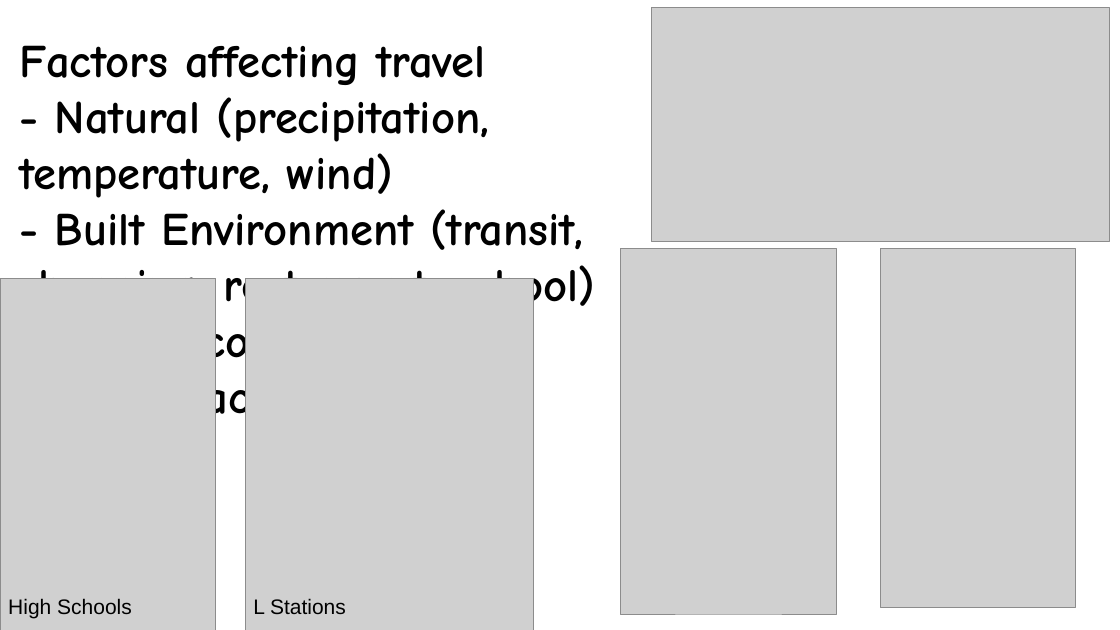
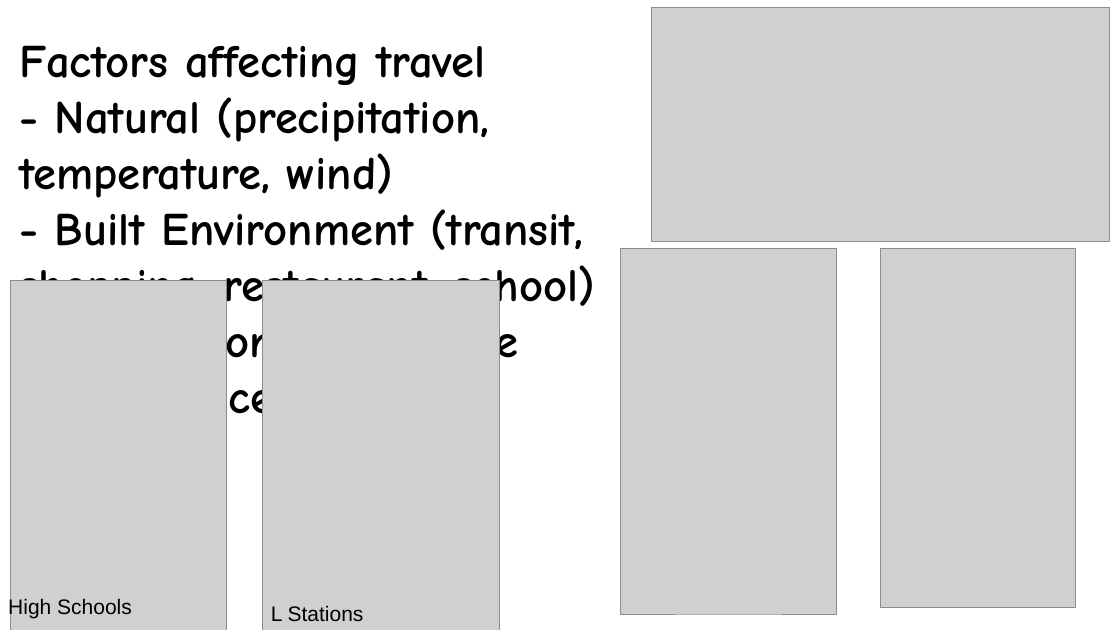
Before and after one commit to CPLN-680-Spring-2022/Yang_Ziyi_ScooterShare, a slide deck: slide 4 of Scooter Share in Chicago.pptx. Drawn at 1120x630 pixels with LibreOffice and Linux fonts; fonts in the diff are those of the drawing; grey boxes stand for pictures. Boxes give left, top, right and bottom in pixels: in the first picture for what was removed or moved away, otherwise in the second. Text is boxed around its words. In the diff, an @@ line names an element or a change of style, - is before the commit and + after.

```diff
--- a/Scooter Share in Chicago.pptx
+++ b/Scooter Share in Chicago.pptx
@@ picture: place and size @@
-picture at bbox=[0, 278, 216, 630]
+picture at bbox=[11, 280, 227, 630]
@@ picture: place and size @@
-picture at bbox=[245, 278, 534, 630]
+picture at bbox=[263, 280, 500, 630]
@@ text "L Stations": place and size @@
-text "L Stations" at bbox=[253, 598, 346, 614]
+text "L Stations" at bbox=[271, 605, 364, 621]
```
Also in this commit, not shown: 3 other slides changed, 2 other files.
